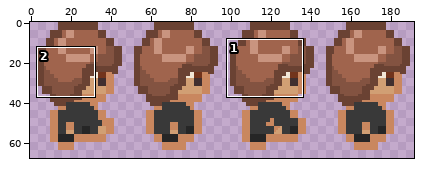
File history of a sprite sheet, characters/players/kevin/kevinRight.png. Above: a wide view before the commit, with the close-up outlined.
Close-up. Before:
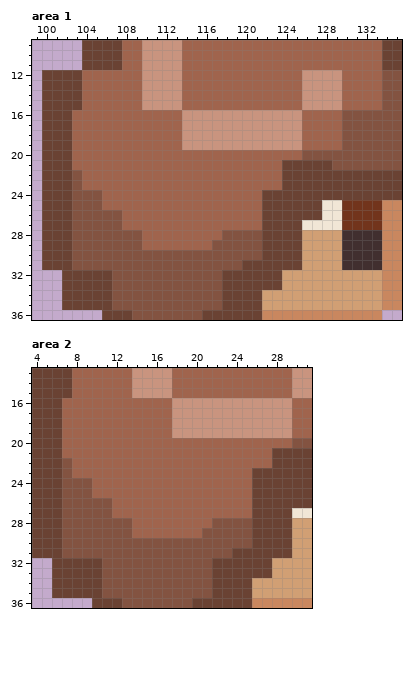
The file is 192x68 pixels. Colours within 5 levels of each other are drawn and written as one. Shown: area 1: x 99..135, y 9..36; area 2: x 4..31, y 13..36.
Now the later version:
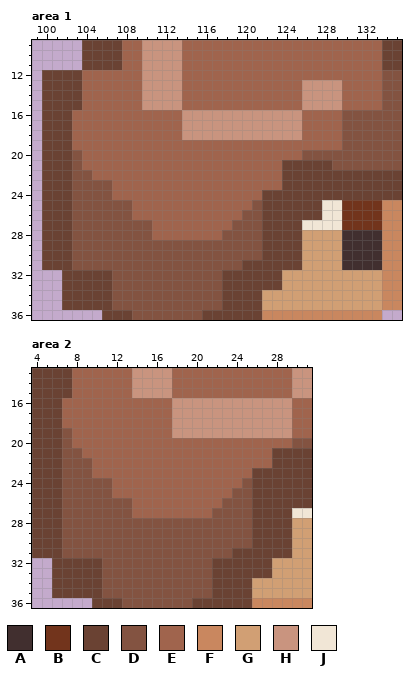
Palette (. is transparent): A #412f2f  B #72341c  C #6a4233  D #835341  E #a0644d  F #c9875f  G #d19f74  H #c9947f  J #f1e6d6
Difference:
Area 1:
y 12: x 126..129 HHHH -> EEEE
y 19: x 114..125 HHHHHHHHHHHH -> EEEEEEEEEEEE
y 20..21: x 103 E -> D
y 22: x 104 E -> D
y 23: x 104..106 EEE -> DDD
y 24: x 106 E -> D
y 25: x 106..108 EEE -> DDD; x 121 E -> D
y 26: x 108 E -> D; x 120..121 EE -> DD
y 27: x 108..110 EEE -> DDD; x 119..121 EEE -> DDD
y 28: x 110 E -> D
y 29: x 110..116 EEEEEEE -> DDDDDDD
Area 2:
y 19..20: x 7 E -> D
y 21: x 7..8 EE -> DD
y 22..23: x 8..9 EE -> DD
y 24: x 10..11 EE -> DD; x 25 E -> D
y 25: x 10..11 EE -> DD; x 24..25 EE -> DD
y 26: x 12..13 EE -> DD; x 23..25 EEE -> DDD
y 27: x 12..13 EE -> DD; x 22..25 EEEE -> DDDD
y 28: x 14..21 EEEEEEEE -> DDDDDDDD
y 29: x 14..20 EEEEEEE -> DDDDDDD
Pixel boxes of the changes (left, top, right, bottom) in both close-ups:
changed: (302, 70, 342, 80)
changed: (182, 140, 302, 150)
changed: (72, 150, 262, 250)
changed: (62, 428, 252, 538)
